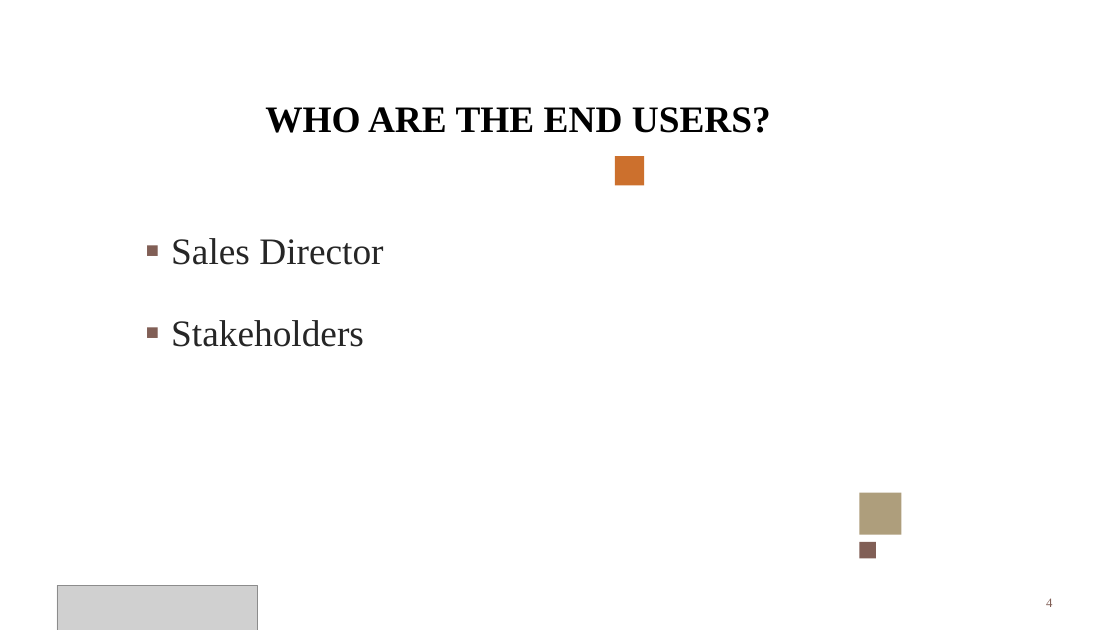
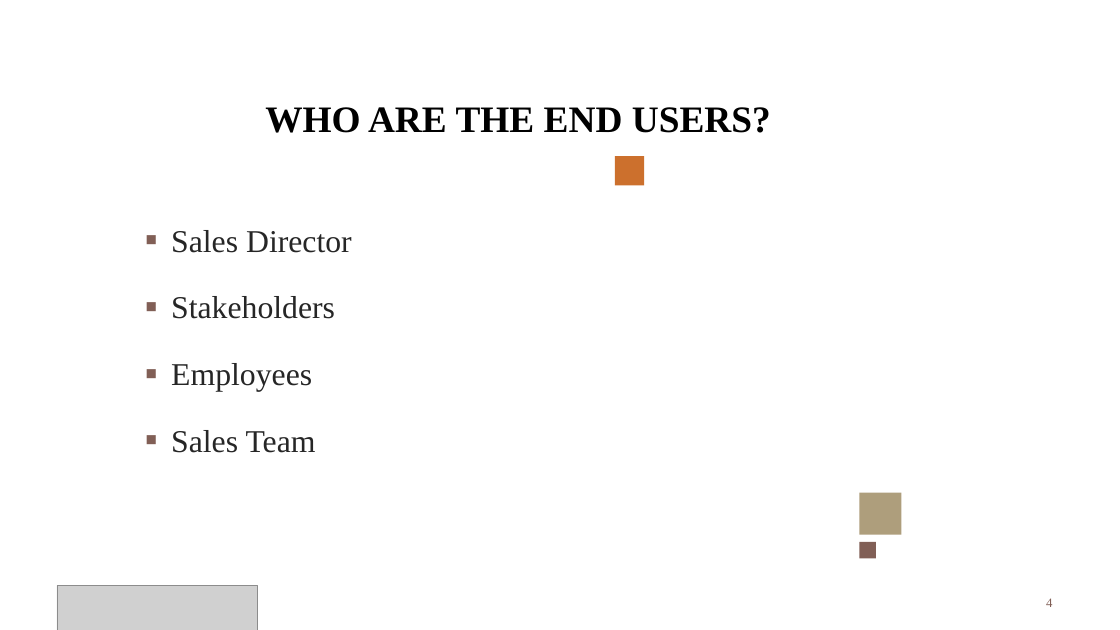
Before and after one commit to Dipan46/Sales-Insights-Data-Analysis-Project, a slide deck: slide 4 of PPT/Sales.pptx. Drawn at 1120x630 pixels with LibreOffice and Linux fonts; fonts in the diff are those of the drawing; grey boxes stand for pictures; background and template pictures are left out. Boxes give left, top, right and bottom in pixels: in the first picture for what was removed or moved away, otherwise in the second. Text is boxed around its words. In the diff, an @@ line names an element or a change of style, - is before the commit and + after.

```diff
--- a/PPT/Sales.pptx
+++ b/PPT/Sales.pptx
@@ text at (171,230,352,319): size 32 to 27.2 pt in "Sales Director", "Stakeholders"; line spacing 1.5 to 1.4 @@
@@ text at (171,363,316,453): paragraphs added @@
+▪ Employees
+▪ Sales Team
```
